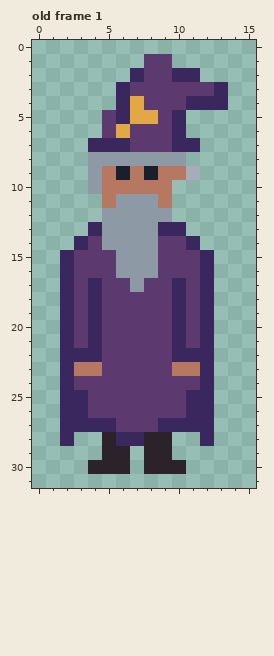
Pixel-art file: game_assets/Wizard.aseprite. Above: the version before the commit.
16x32 pixels, 1 frame. Shown: old frame 1. The commit also changed other frames, which this record leaves out.
After:
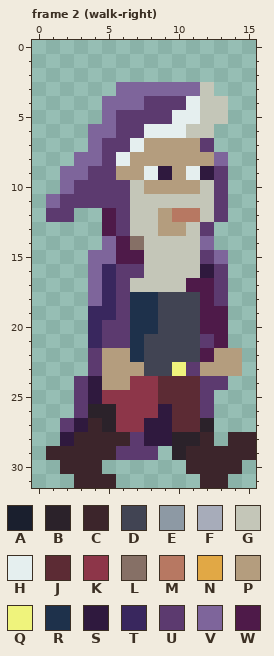
Palette (. is transparent): A #1a1f2e  B #2b222a  C #3c252b  D #414453  E #8d99a4  F #a7acba  G #c4c6b8  H #e5efef  J #5c2b34  K #8d3649  L #867066  M #b77862  N #e1a845  P #b49d7e  Q #eff37c  R #1e314b  S #2f193e  T #39275e  U #5c3a6f  V #7e659b  W #4e1a49
A new or re-ordered frame is compared with the old frame closest to it.
From old to new:
frames 1 -> 10
Changed rows in their new state; - is an unchanged pixel.
Frame 2 (walk-right) is new; against old frame 1:
first column x 1:
 1 -------..------
 2 ------.....----
 3 -----VVVVVVG.--
 4 ----VVV---HGG--
 5 ----VUUU-HHGG--
 6 ---VVU-HHHGG---
 7 ---VUUHPPPPU---
 8 --VVUHPPPPPPV--
 9 -VVUUPPHSPHSU--
10 -VUUUUGPPPPGU--
11 VUUUUUGGGGGGU--
12 UU--WUGGPMMGU--
13 ---.WUGGPPGU---
14 --..VWLGGGGV---
15 -..VVWWGGGGUV--
16 -..VTUUGGGGSU--
17 -..VT-GGGGWWU--
18 -..VT-RRDDDWU--
19 -..-T-RRDDDWW--
20 -..---RRDDDWW--
21 -..---RDDDDUW--
22 -..UPPRDDDDWPP-
23 -..UPPPDDQUPPP-
24 -.-SPPKKJJJUU--
25 -.USKKKKJJJU---
26 -.UBBKKKSJJU---
27 -USCBKKSSJJB---
28 -SCCCCUSSBBC-CC
29 CCCCCUUU.BCCCCC
30 -CCC..-...CCCC-
31 --CCC------CC--
Pixel boxes of the changes (left, top, right, bottom) in both pictures:
changed: (46, 54, 256, 488)
